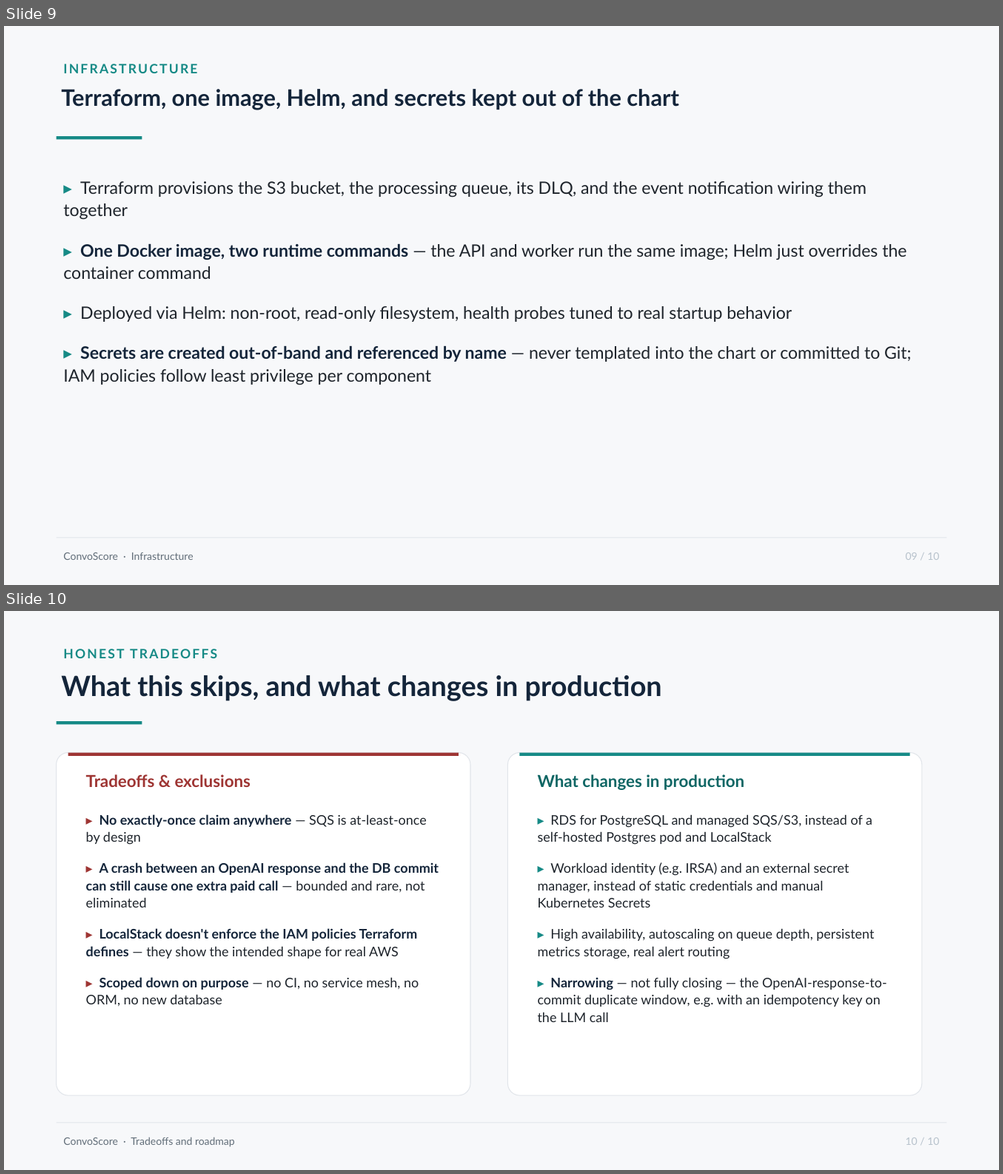
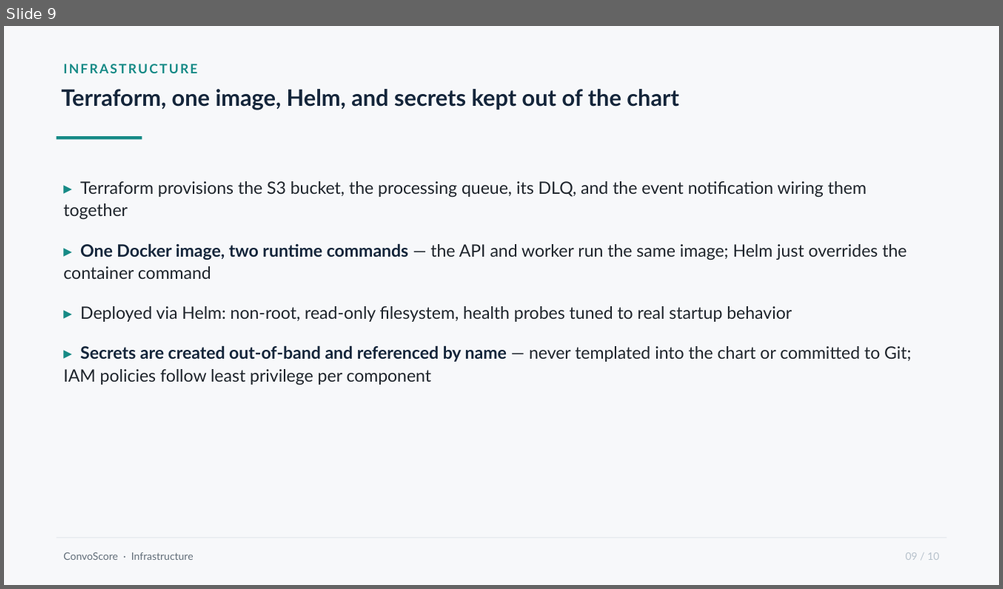
Before and after one commit to AmirWeiser/convoscore, a slide deck: presentation/ConvoScore-Presentation.pptx. Shown one above the other, each under a label of ours: slides 9 and 10 before the commit, slide 9 after it. The pictures are 1003x1174 and 1003x589 pixels, drawn with LibreOffice and Linux fonts; fonts in the diff are those of the drawing. Boxes give left, top, right and bottom in pixels: in the first picture for what was removed or moved away, otherwise in the second. Text is boxed around its words. In the diff, an @@ line names an element or a change of style, - is before the commit and + after.

```diff
--- a/presentation/ConvoScore-Presentation.pptx
+++ b/presentation/ConvoScore-Presentation.pptx
@@ slide 10 removed at (4,611,999,1170), background #F7F8FA @@
@@ text removed at (63,649,217,658) @@
-HONEST TRADEOFFS
@@ text removed at (61,675,662,701) @@
-What this skips, and what changes in production
@@ rectangle removed at (57,721,142,724) @@
@@ rounded rectangle removed at (57,753,470,1096) @@
@@ rectangle removed at (68,753,458,756) @@
@@ rounded rectangle removed at (508,753,922,1096) @@
@@ rectangle removed at (520,753,910,756) @@
@@ text removed at (86,775,251,787) @@
-Tradeoffs & exclusions
@@ text removed at (538,775,744,790) @@
-What changes in production
@@ text removed at (86,815,438,1006) @@
-▸ No exactly-once claim anywhere — SQS is at-least-once by design
-▸ A crash between an OpenAI response and the DB commit can still cause one extra paid call — bounded and rare, not eliminated
-▸ LocalStack doesn't enforce the IAM policies Terraform defines — they show the intended shape for real AWS
-▸ Scoped down on purpose — no CI, no service mesh, no ORM, no new database
@@ text removed at (538,815,887,1022) @@
-▸ RDS for PostgreSQL and managed SQS/S3, instead of a self-hosted Postgres pod and LocalStack
-▸ Workload identity (e.g. IRSA) and an external secret manager, instead of static credentials and manual Kubernetes Secrets
-▸ High availability, autoscaling on queue depth, persistent metrics storage, real alert routing
-▸ Narrowing — not fully closing — the OpenAI-response-to-commit duplicate window, e.g. with an idempotency key on the LLM call
@@ rectangle removed at (57,1123,946,1124) @@
@@ text removed at (63,1137,235,1147) @@
-ConvoScore · Tradeoffs and roadmap
@@ text removed at (905,1138,939,1145) @@
-10 / 10
```
Also in this commit, not shown: 1 slide added, 1 other file.
